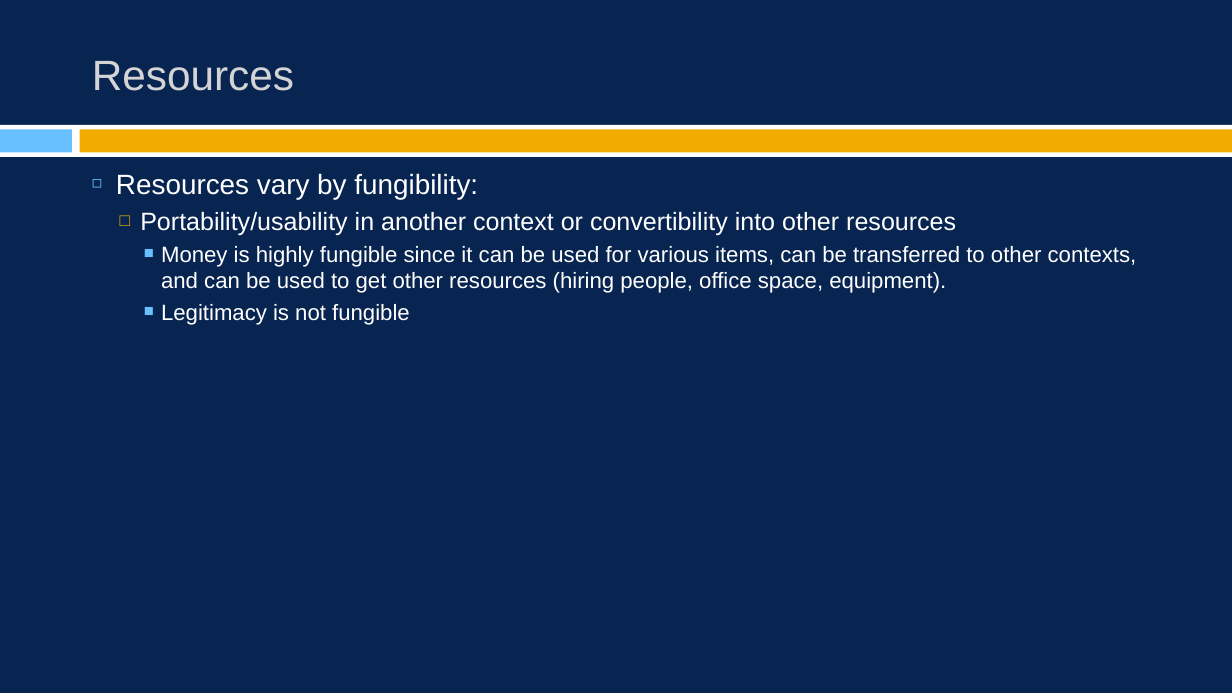
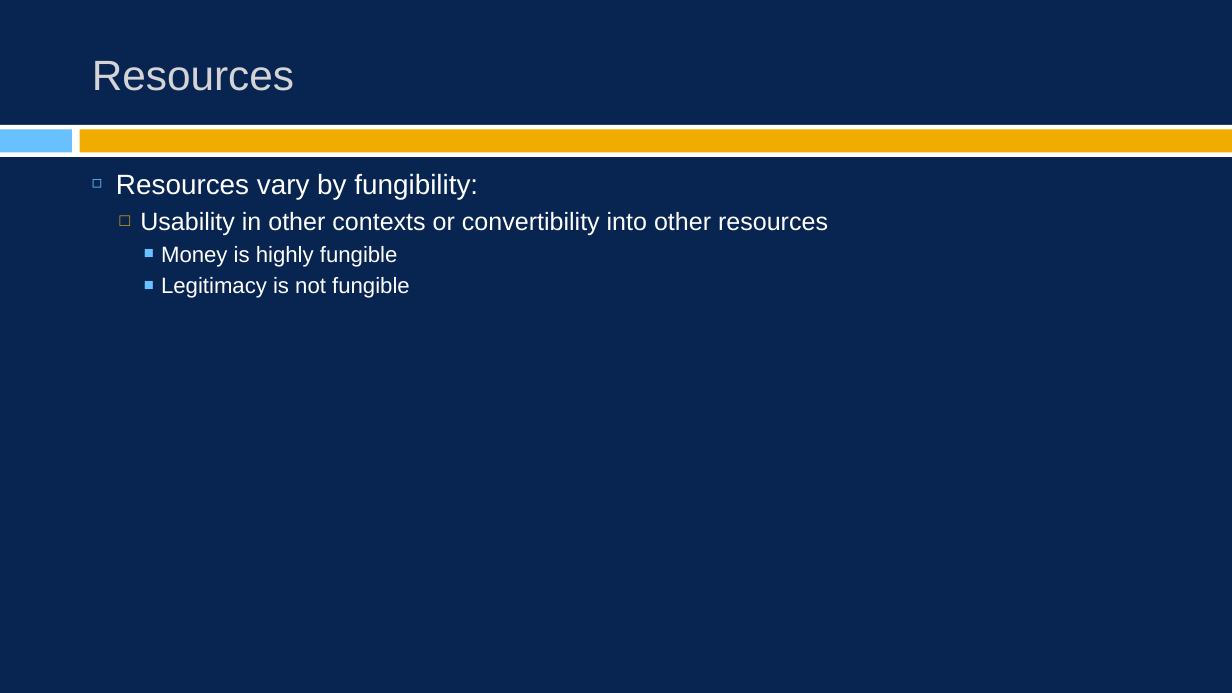
Before and after one commit to burrelvannjr/movements_csuf, a slide deck: slide 5 of ppts/notes/ch_3b.pptx. Drawn at 1232x693 pixels with LibreOffice and Linux fonts; fonts in the diff are those of the drawing. Boxes give left, top, right and bottom in pixels: in the first picture for what was removed or moved away, otherwise in the second. Text is boxed around its words. In the diff, an @@ line names an element or a change of style, - is before the commit and + after.

```diff
--- a/ppts/notes/ch_3b.pptx
+++ b/ppts/notes/ch_3b.pptx
@@ text at bbox=[140, 212, 828, 267]: text changed; size 17.2 to 19.5 pt @@
-  □ Portability/usability in another context or convertibility into other resources
-    ■ Money is highly fungible since it can be used for various items, can be transferred to other contexts, and can be used to get other resources (hiring people, office space, equipment).
+  □ Usability in other contexts or convertibility into other resources
+    ■ Money is highly fungible
```
Also in this commit, not shown: 4 other slides changed, 1 slide added, 6 other files.
